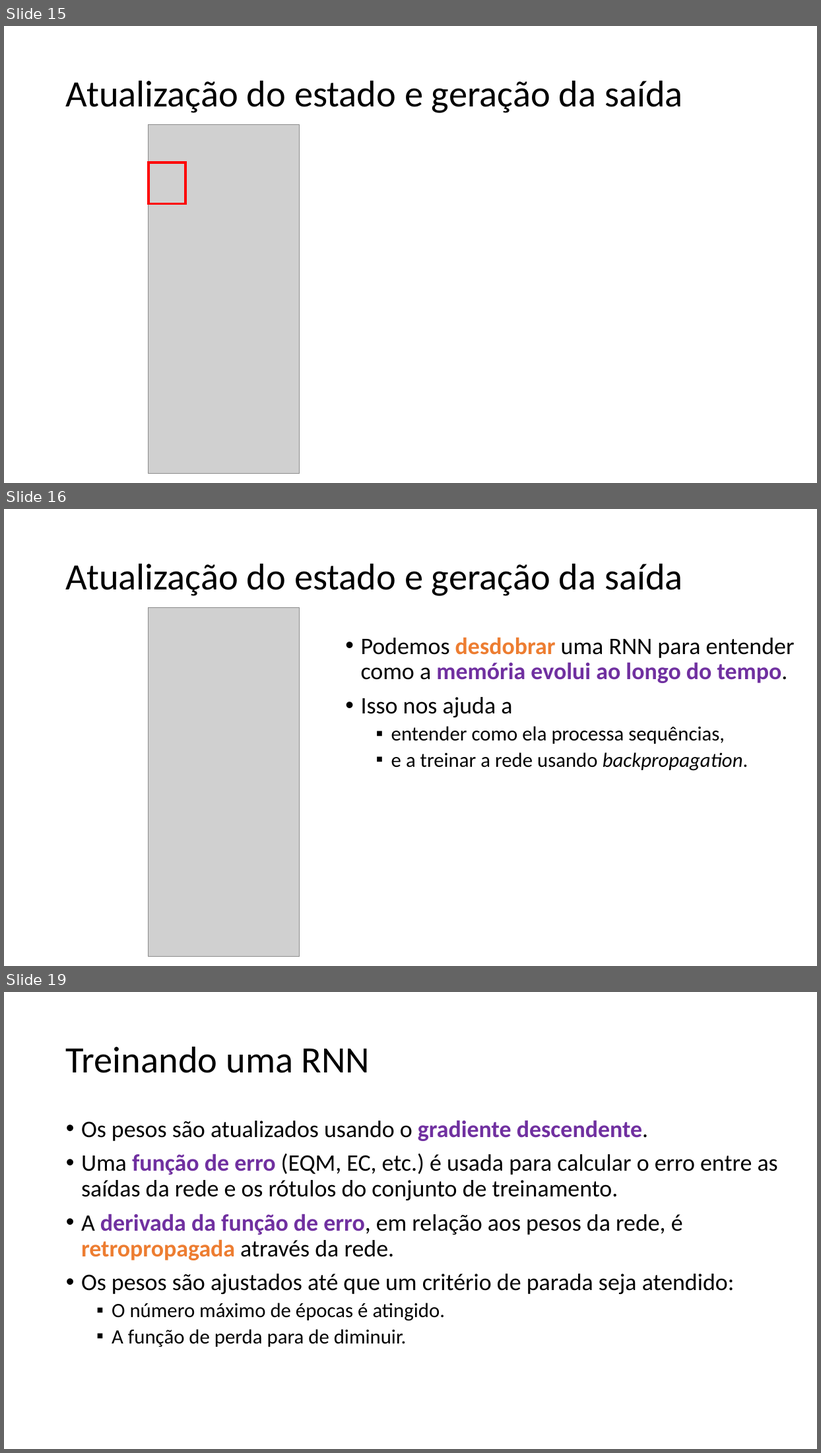
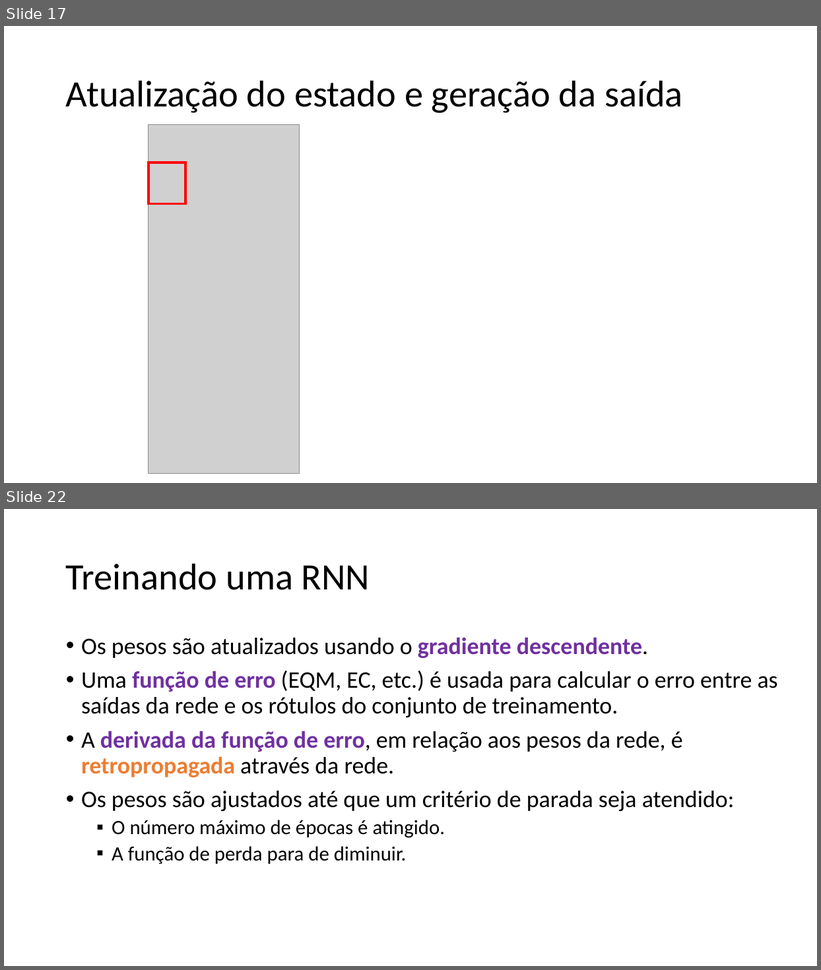
Before and after one commit to zz4fap/c24_inteligencia_artificial, a slide deck: slides/C24_RNN.pptx. Shown one above the other, each under a label of ours: slides 15, 16 and 19 before the commit, slides 17 and 22 after it; the slides between them are not shown. The pictures are 821x1453 and 821x970 pixels, drawn with LibreOffice and Linux fonts; fonts in the diff are those of the drawing; grey boxes stand for pictures. Boxes give left, top, right and bottom in pixels: in the first picture for what was removed or moved away, otherwise in the second. Text is boxed around its words. In the diff, an @@ line names an element or a change of style, - is before the commit and + after.

```diff
--- a/slides/C24_RNN.pptx
+++ b/slides/C24_RNN.pptx
@@ slide 16 removed at bbox=[4, 509, 817, 966], background #FFFFFF @@
@@ title removed at bbox=[66, 563, 683, 596] @@
-Atualização do estado e geração da saída
@@ picture removed at bbox=[149, 608, 299, 956] @@
@@ text removed at bbox=[361, 637, 795, 771] @@
-• Podemos desdobrar uma RNN para entender como a memória evolui ao longo do tempo.
-• Isso nos ajuda a
-  ▪ entender como ela processa sequências,
-  ▪ e a treinar a rede usando backpropagation.
@@ what was slide 15 is now slide 17 @@
@@ what was slide 19 is now slide 22 @@
```
Also in this commit, not shown: 7 slides changed, 5 slides added, 1 other slide removed.
